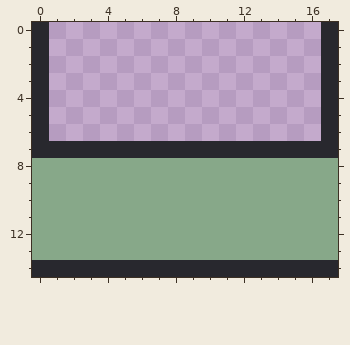
A pixel-art file gets an edit: Assets/MapAssets/Doors/Sprite-0001.aseprite. The picture above was drawn from the file before the commit.
18x15 pixels, 1 frame.
And afterwards:
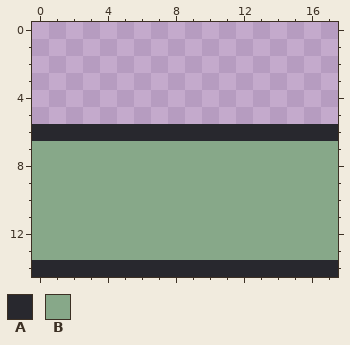
Palette (. is transparent): A #28282e  B #87a889
Difference:
y 0..5: x 0 A -> .; x 17 A -> .
y 6: x 1..16 ................ -> AAAAAAAAAAAAAAAA
y 7: x 0..17 AAAAAAAAAAAAAAAAAA -> BBBBBBBBBBBBBBBBBB
Where, in picture pixels (left, top, right, bottom), the same in both pictures:
changed: (32, 22, 338, 158)
